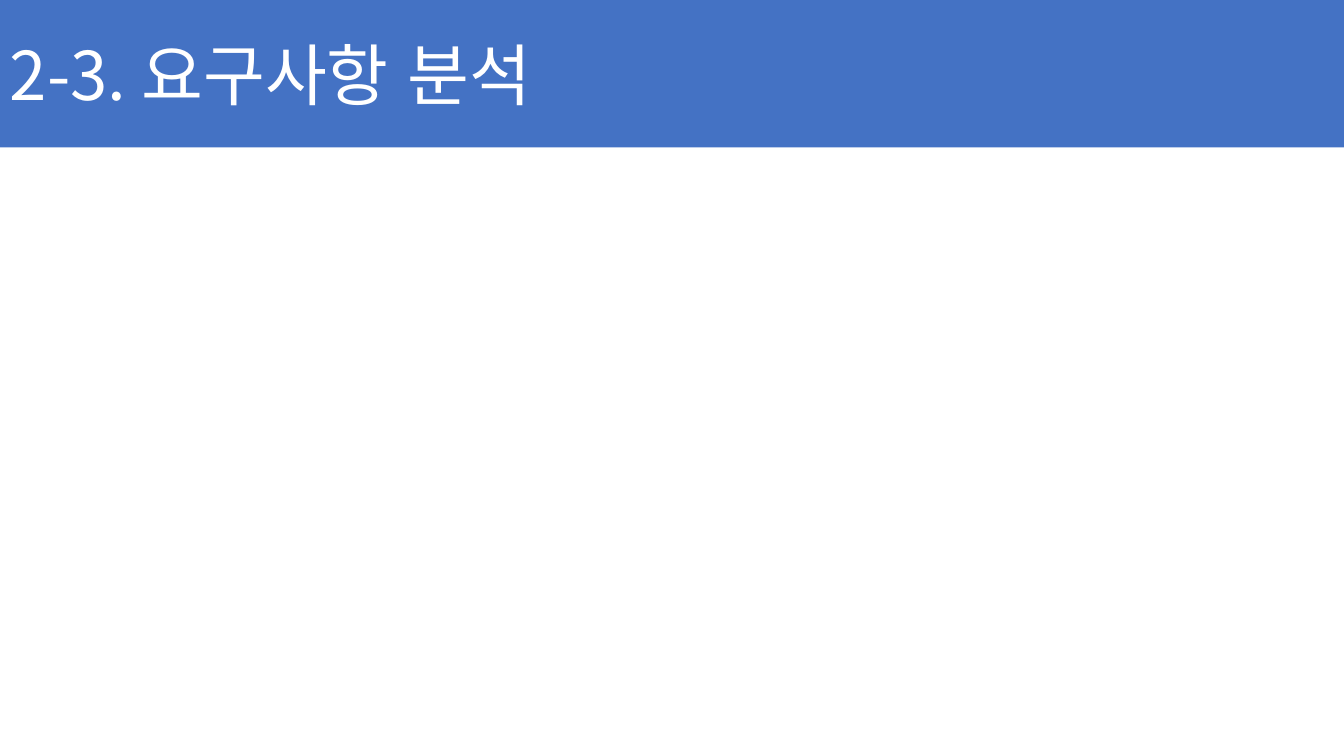
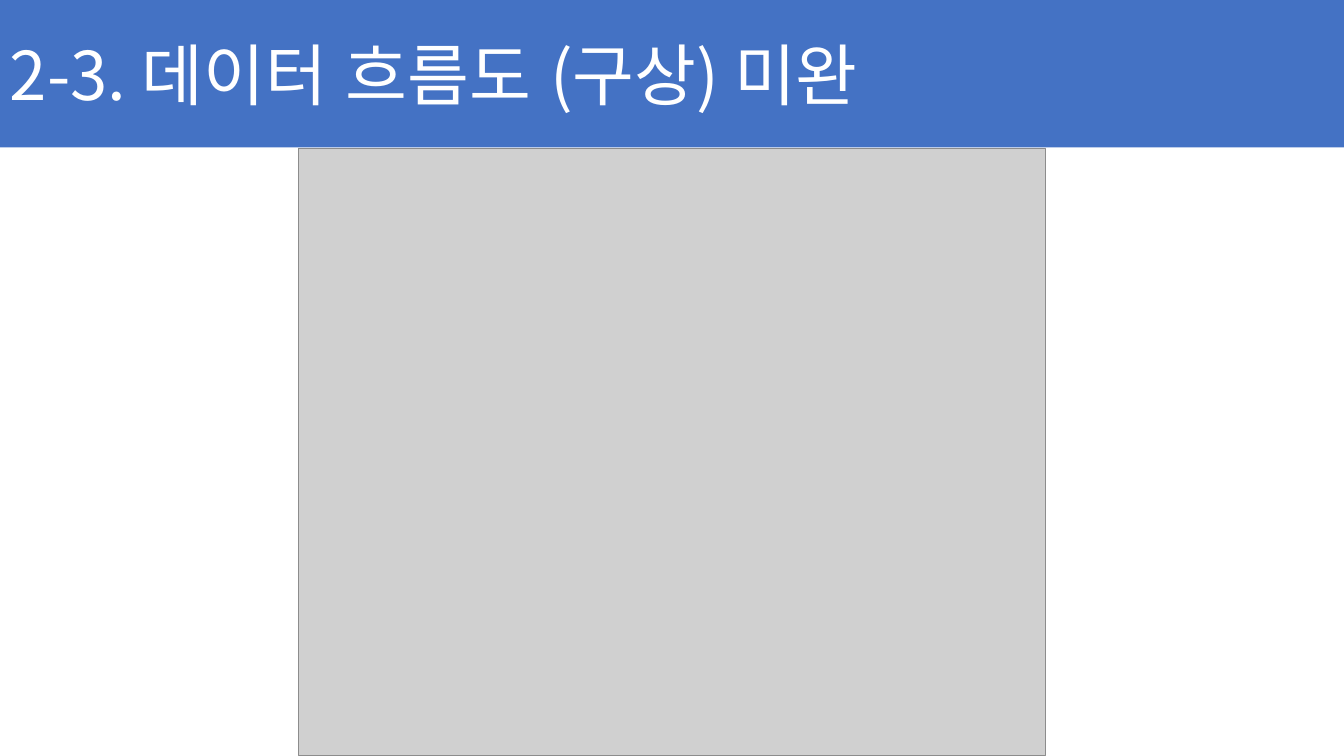
Before and after one commit to ChaeSung-Lee/DJ_InternShip, a slide deck: slide 23 of 2021_Summer/jp.hong/Project_BnC_jph.pptx. Drawn at 1344x756 pixels with LibreOffice and Linux fonts; fonts in the diff are those of the drawing; grey boxes stand for pictures. Boxes give left, top, right and bottom in pixels: in the first picture for what was removed or moved away, otherwise in the second. Text is boxed around its words. In the diff, an @@ line names an element or a change of style, - is before the commit and + after.

```diff
--- a/2021_Summer/jp.hong/Project_BnC_jph.pptx
+++ b/2021_Summer/jp.hong/Project_BnC_jph.pptx
@@ text in rectangle at [10, 44, 858, 113]: text changed @@
-2-3. 요구사항 분석
+2-3. 데이터 흐름도 (구상) 미완
@@ picture added at [298, 148, 1046, 756] @@
```
Also in this commit, not shown: 2 other slides changed, 1 slide added, 1 slide removed.
